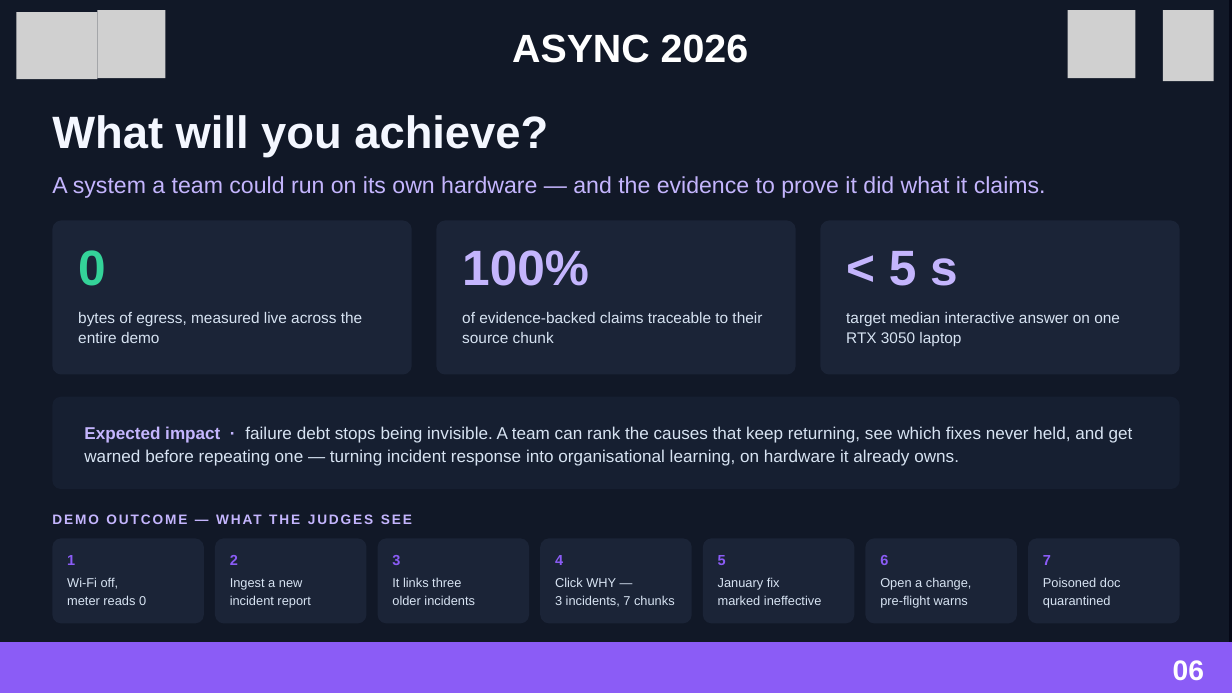
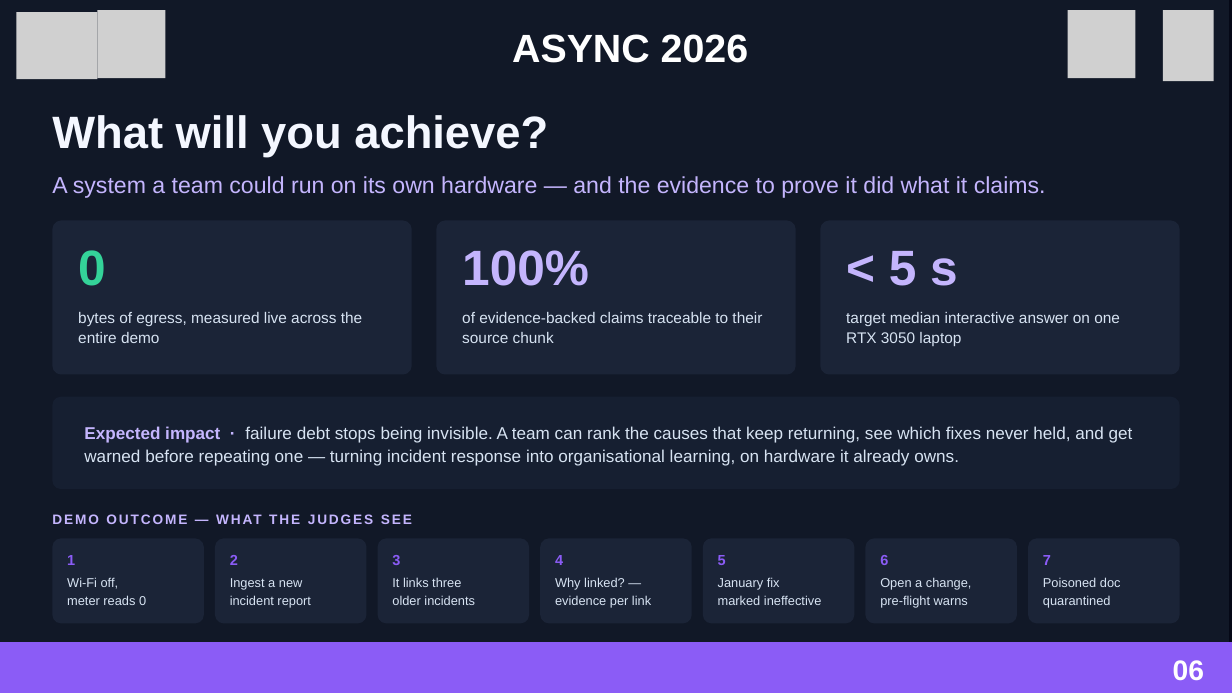
Before and after one commit to BradCage-afk/root-cause, a slide deck: slide 6 of docs/RootCause-ASYNC26-Final.pptx. Drawn at 1232x693 pixels with LibreOffice and Linux fonts; fonts in the diff are those of the drawing; grey boxes stand for pictures. Boxes give left, top, right and bottom in pixels: in the first picture for what was removed or moved away, otherwise in the second. Text is boxed around its words. In the diff, an @@ line names an element or a change of style, - is before the commit and + after.

```diff
--- a/docs/RootCause-ASYNC26-Final.pptx
+++ b/docs/RootCause-ASYNC26-Final.pptx
@@ text at <box>555,577,651,608</box>: text changed @@
-Click WHY —
-3 incidents, 7 chunks
+Why linked? —
+evidence per link
```
Also in this commit, not shown: 3 other slides changed, 2 other files.
